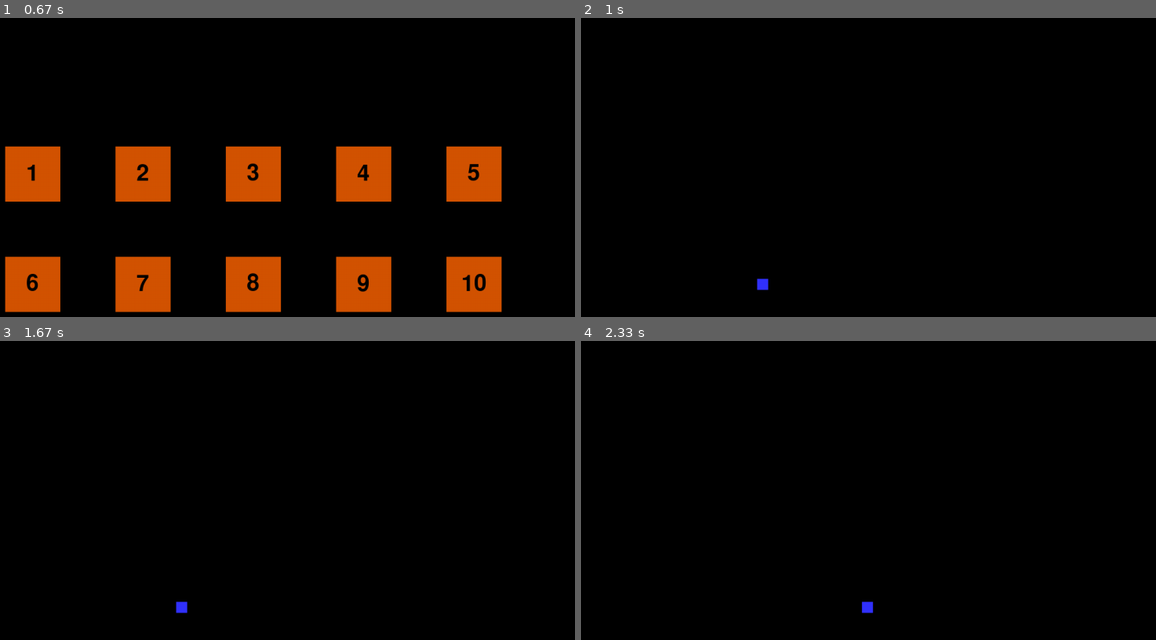
Above: before the commit, frames 1-4 (two rows, left to right).
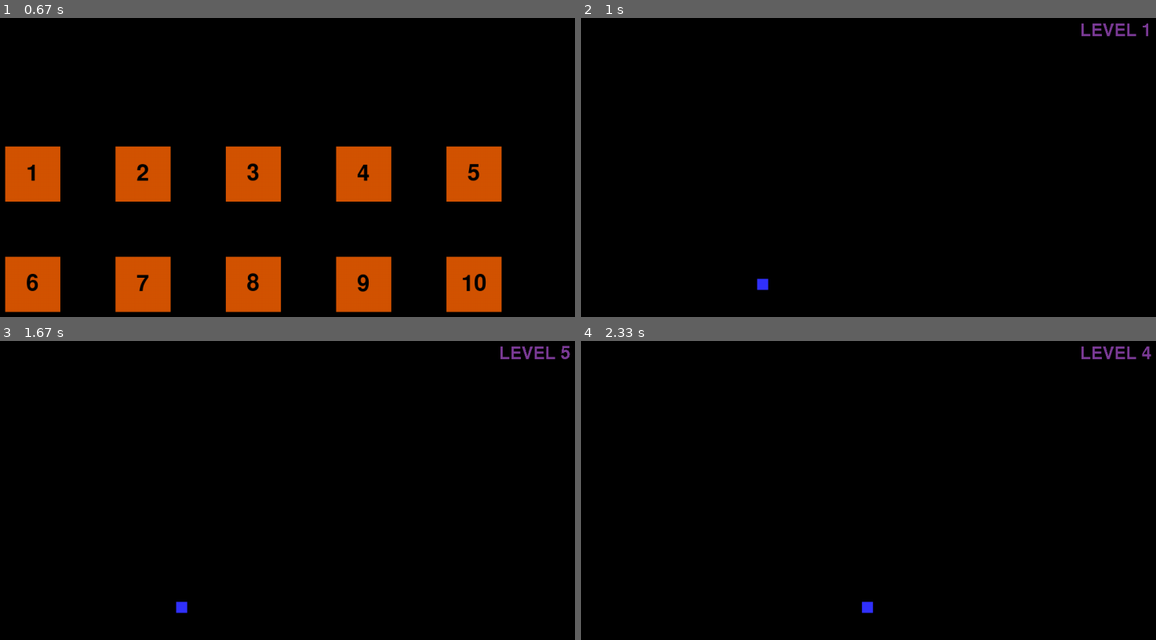
Above: after the commit, the same moments.

Repository: KUP9752/Kagan-Project
Game: pygame game, started from Project.py
The game is run twice, just before and just after one commit, with the same random seed, the same clock (stepped at 60 frames per second) and the same inputs.
Inputs (mouse positions are in pixels of both pictures, inside the frame that each line leads up to):
- Up to frame 1 (0.67 s): press the mouse at (253, 113) at 0.37 s; move the mouse to (166, 158) at 0.47 s; release the mouse at (86, 203) at 0.6 s
- Up to frame 2 (1 s): press the mouse at (615, 173) at 0.7 s; move the mouse to (805, 215) at 0.8 s; release the mouse at (1000, 260) at 0.93 s
- Up to frame 3 (1.67 s): press the mouse at (253, 607) at 1.03 s; move the mouse to (356, 580) at 1.13 s; release the mouse at (454, 553) at 1.27 s; click (471, 496) at 1.38 s
- Up to frame 4 (2.33 s): press the mouse at (943, 496) at 1.7 s; move the mouse to (960, 511) at 1.8 s; release the mouse at (972, 529) at 1.93 s; hold D from 2 s (still down)

Frame 1 is identical in both runs. In frame 2, 0.2% of the frame differs, in the area x 87-99%, y 1-7%; in frame 3, 0.2%, in the area x 87-100%, y 1-7%; in frame 4, 0.2%.

Commit message:
level names added for each level
level creation is still not working, hence level 3 is not working.

Diff:
--- a/Project.py
+++ b/Project.py
@@ -75,7 +75,9 @@
             self.rect.y =0
         if self.rect.y > 700:
             self.rect.y =700
-        #-------Level border collision logic
+        #-------Obstacle collision Logic
+        #     ->
+
 
         # ------Key Collection Logic (opens the gate)
         key_hit_group = pygame.sprite.groupcollide(player_group,key_group,False,True)
@@ -84,7 +86,7 @@
                 item.state_change(1)
         # -> additional logic of collection indicator in the info menu can be added
 
-        #--------Key Collection Logic (opens the gate)
+
 
 class Enemy(pygame.sprite.Sprite):
     def __init__(self, x, y, e_type, facing):
@@ -98,7 +100,7 @@
         if self.facing ==61:   #Facing up
             self.direction_y = -1
         elif self.facing ==62: #Facing Down
-            self.direction = 1
+            self.direction_y = 1
         elif self.facing == 63: #facing right
             self.direction_x = 1
         elif self.facing ==64:  #facing left
@@ -120,6 +122,12 @@
         self.rect = self.image.get_rect()
         self.rect.x = x
         self.rect.y = y
+
+##        def update(self):
+##            # - > movement for type 3 enemies
+##
+
+
 
 
 class EnemyObstacle(pygame.sprite.Sprite):
@@ -252,25 +260,25 @@
 def level_selector(num):
     num = int(num)
     if num == 1:
-        level_1()
-    elif num == 2:
-        level_2()
-    elif num == 3:
-        level_3()
-    elif num ==4:
-        level_4()
-    elif num ==5:
-        level_5()
-    elif num ==6:
-        level_6()
-    elif num ==7:
-        level_7()
-    elif num ==8:
-        level_8()
-    elif num ==9:
-        level_9()
-    elif num == 10:
-        level_l0()
+        level_1(num)
+    if num == 2:
+        level_2(num)
+    if num == 3:
+        level_3(num)
+    if num ==4:
+        level_4(num)
+    if num ==5:
+        level_5(num)
+    if num ==6:
+        level_6(num)
+    if num ==7:
+        level_7(num)
+    if num ==8:
+        level_8(num)
+    if num ==9:
+        level_9(num)
+    if num == 10:
+        level_l0(num)
 
 def level_clear():
     all_sprites_group.empty()
@@ -331,21 +339,28 @@
     player_group.add(player)
     all_sprites_group.add(player)
 
-###---------------------------------------------------------------------###
-
-def level_1():
-    print('level 1')
+###------------------------------------Level Creation---------------------------------###
+def leveltext_creator(num):
+    global leveltext
+    global leveltextRect
+    leveltext = bigfont.render('LEVEL '+ str(num),False, PURPLE)
+    leveltextRect = leveltext.get_rect()
+    leveltextRect.center = (1150,50)
+def level_1(num):
+    leveltext_creator(num)
     create_player(500,500)
 
 
-def level_2():
+def level_2(num):
+    leveltext_creator(num)
     print('level 2')
 
 
 
 
 
-def level_3():
+def level_3(num):
+    leveltext_creator(num)
     print('level 3')
     level_file = open('levels/level3.json','rt')
     layout = json.load(level_file)
@@ -355,37 +370,44 @@
 
 
 
-def level_4():
+def level_4(num):
+    leveltext_creator(num)
     print('level 4')
 
 
 
-def level_5():
+def level_5(num):
+    leveltext_creator(num)
     print('level 5')
 
 
 
-def level_6():
+def level_6(num):
+    leveltext_creator(num)
     print('level 6')
 
 
 
-def level_7():
+def level_7(num):
+    leveltext_creator(num)
     print('level 7')
 
 
 
-def level_8():
+def level_8(num):
+    leveltext_creator(num)
     print('level 8')
 
 
 
-def level_9():
+def level_9(num):
+    leveltext_creator(num)
     print('level 9')
 
 
 
-def level_10():
+def level_10(num):
+    leveltext_creator(num)
     print('level 10')
 
 
@@ -468,7 +490,7 @@
                     NameError
         if not(play_game) and event.type == pygame.MOUSEBUTTONDOWN:
             if playbutton.isOver(mouse_pos):
-                print("button clicked")
+                print("play button clicked")
                 play_game= True
                 for counter in range(0,10):
                     level_button = Button(ORANGE,level_x_places[counter], level_y_places[counter],100,100,PLAYfont,level_numbers[counter])
@@ -482,7 +504,7 @@
                 if play_game and level_buttons[counter].isOver(mouse_pos):
                     set_level_colour(counter) #-calls procedure to change button hover colour
                 elif play_game:
-                    reset_level_colour(counter) #-calls procedure that can revert the coour
+                    reset_level_colour(counter) #-calls procedure that can revert the colour
         if play_game and event.type == pygame.MOUSEBUTTONDOWN:  #checks if a level is clicked
             for counter in range(0,10):
                 if level_buttons[counter].isOver(mouse_pos):
@@ -505,6 +527,10 @@
 ##    cursor_group.update()
 ##    cursor_group.draw(screen)
 
+
+
+### - > INSERT SETTING SCREEN with a boolean operator, (as outer loop)
+
     if not level_running:   #-whether a level is running
         if not play_game:   #-nothing runnnig displays title screen
             playbutton.draw(screen)
@@ -512,10 +538,12 @@
             for counter in range(0,10):
                 level_buttons[counter].draw(screen)
     elif level_running:
-
-
+        try:
+            screen.blit(leveltext,leveltextRect)
+        except:
+           NameError
         all_sprites_group.draw(screen)
-        all_sprites_group.update()
+        player_group.update()
 
         if end_level:
             end_level = False
--- a/levels/level3.json
+++ b/levels/level3.json
@@ -68,5 +68,4 @@
 [0,0,0,0,0,0,0,0,0,0,0,0,0,0,0,0,0,0,0,0,0,0,0,0,0,0,0,0,0,0,0,0,0,0,0,0,0,0,0,0,0,0,0,0,0,0,0,0,0,0,0,0,0,0,0,0,0,0,0,0,0,0,0,0,0,0,0,0,0,0,0,0,0,0,0,0,0,0,0,0,0,0,0,0,0,0,0,0,0,0,0,0,0,0,0,0,0,0,0,0],
 [0,0,0,0,0,0,0,0,0,0,0,0,0,0,0,0,0,0,0,0,0,0,0,0,0,0,0,0,0,0,0,0,0,0,0,0,0,0,0,0,0,0,0,0,0,0,0,0,0,0,0,0,0,0,0,0,0,0,0,0,0,0,0,0,0,0,0,0,0,0,0,0,0,0,0,0,0,0,0,0,0,0,0,0,0,0,0,0,0,0,0,0,0,0,0,0,0,0,0,0],
 [0,0,0,0,0,0,0,0,0,0,0,0,0,0,0,0,0,0,0,0,0,0,0,0,0,0,0,0,0,0,0,0,0,0,0,0,0,0,0,0,0,0,0,0,0,0,0,0,0,0,0,0,0,0,0,0,0,0,0,0,0,0,0,0,0,0,0,0,0,0,0,0,0,0,0,0,0,0,0,0,0,0,0,0,0,0,0,0,0,0,0,0,0,0,0,0,0,0,0,0],
-[0,0,0,0,0,0,0,0,0,0,0,0,0,0,0,0,0,0,0,0,0,0,0,0,0,0,0,0,0,0,0,0,0,0,0,0,0,0,0,0,0,0,0,0,0,0,0,0,0,0,0,0,0,0,0,0,0,0,0,0,0,0,0,0,0,0,0,0,0,0,0,0,0,0,0,0,0,0,0,0,0,0,0,0,0,0,0,0,0,0,0,0,0,0,0,0,0,0,0,0]
-]
+[0,0,0,0,0,0,0,0,0,0,0,0,0,0,0,0,0,0,0,0,0,0,0,0,0,0,0,0,0,0,0,0,0,0,0,0,0,0,0,0,0,0,0,0,0,0,0,0,0,0,0,0,0,0,0,0,0,0,0,0,0,0,0,0,0,0,0,0,0,0,0,0,0,0,0,0,0,0,0,0,0,0,0,0,0,0,0,0,0,0,0,0,0,0,0,0,0,0,0,0]]
